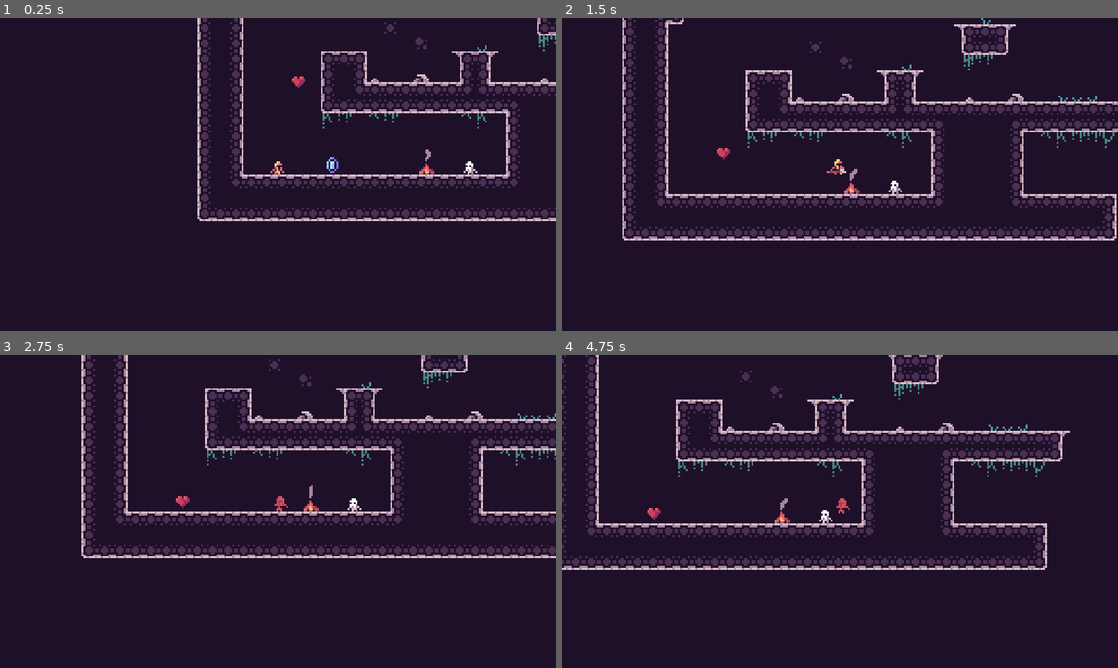
Above: before the commit, frames 1-4 (two rows, left to right).
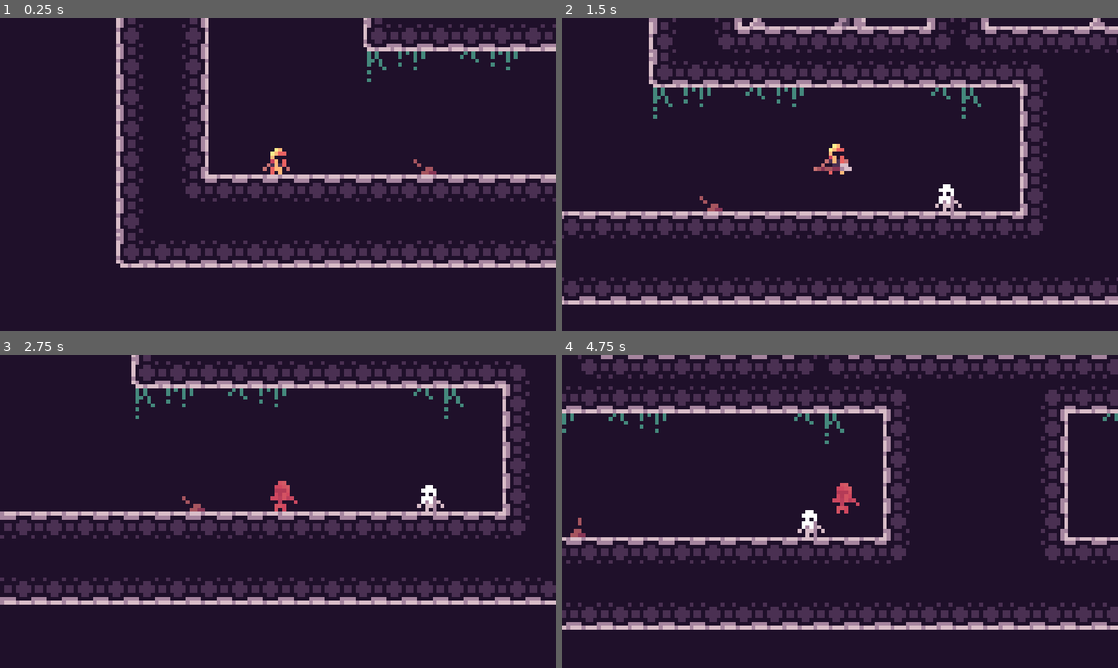
Above: after the commit, the same moments.

Repository: kjardine00/MetroidvaniaPuzzleGame
Game: Godot game, scene res://RoomBuilder/room_template.tscn
The game is run twice, just before and just after one commit, with the same random seed, the same clock (stepped at 60 frames per second) and the same inputs. The project has no main scene, so this scene is started directly.
Inputs:
- Up to frame 1 (0.25 s): no input
- Up to frame 2 (1.5 s): hold F (interact, bound only after the commit) 0.53-1.28 s; hold D (move_right) from 0.53 s (still down); tap K (jump) at 0.77 s; tap J (attack) at 1.35 s
- Up to frame 3 (2.75 s): tap K (jump) at 1.52 s; tap F (interact, bound only after the commit) at 1.55 s; release D (move_right) at 2.03 s; hold A (move_left) from 2.03 s (still down); hold F (interact, bound only after the commit) from 2.03 s (still down)
- Up to frame 4 (4.75 s): release A (move_left) at 2.78 s; release F (interact, bound only after the commit) at 2.78 s; hold D (move_right) 2.78-4.28 s; tap F (interact, bound only after the commit) at 2.85, 3.8, 4.35 s; tap K (jump) at 3.02, 3.77, 4.52 s; hold J (attack) 3.53-4.28 s; hold A (move_left) from 4.28 s (still down)

The runs differ from the first frame. In frame 1, 18% of the frame differs, in the area x 20-100%, y 0-80%; in frame 2, 26%, in the area x 0-100%, y 0-92%; in frame 3, 22%; in frame 4, 26%.

Commit message:
feat: collectables, switch visual

Diff:
--- /dev/null
+++ b/Components/Interaction/interact_comp.gd
@@ -0,0 +1,10 @@
+class_name InteractComponent extends Area2D
+
+signal interact_action
+signal left_interact_area
+
+func interact(actor: Player) -> void:
+    interact_action.emit(actor)
+
+func stop_interacting(actor: Player) -> void:
+    left_interact_area.emit(actor)
--- /dev/null
+++ b/Components/Interaction/interact_comp.tscn
@@ -0,0 +1,13 @@
+[gd_scene load_steps=3 format=3 uid="uid://c5b11oiw0njdd"]
+
+[ext_resource type="Script" uid="uid://cny2kdp8hgxin" path="res://Components/Interaction/interact_comp.gd" id="1_xgx6v"]
+
+[sub_resource type="CircleShape2D" id="CircleShape2D_r88my"]
+radius = 16.0
+
+[node name="InteractComp" type="Area2D"]
+script = ExtResource("1_xgx6v")
+
+[node name="CollisionShape2D" type="CollisionShape2D" parent="."]
+shape = SubResource("CircleShape2D_r88my")
+debug_color = Color(0.727303, 0.239132, 1, 0.42)
--- /dev/null
+++ b/Components/Interaction/interaction_manager.gd
@@ -0,0 +1,32 @@
+class_name InteractionManager extends Area2D
+
+var player : Player
+var current_interactable : InteractComponent
+var nearby_interactables : Array[InteractComponent]
+
+func _ready() -> void:
+    player = get_owner() as Player
+    area_entered.connect(_on_area_entered)
+    area_exited.connect(_on_area_exited)
+
+func _on_area_entered(area: Area2D) -> void:
+    print_debug("[InteractionManager] Area entered: ", area.name)
+    if area is InteractComponent:
+        nearby_interactables.push_back(area)
+        if current_interactable == null:
+            current_interactable = nearby_interactables[0]
+
+func _on_area_exited(area: Area2D) -> void:
+    if area is InteractComponent:
+        nearby_interactables.erase(area)
+
+        if current_interactable:
+            current_interactable.stop_interacting(player)
+            current_interactable = null
+
+        if nearby_interactables.size() > 0:
+            current_interactable = nearby_interactables[0]
+
+func interact(actor: Player) -> void:
+    if current_interactable:
+        current_interactable.interact(actor)
--- /dev/null
+++ b/Components/Interaction/interaction_manager.tscn
@@ -0,0 +1,13 @@
+[gd_scene load_steps=3 format=3 uid="uid://bl2dqn5m1mk7m"]
+
+[ext_resource type="Script" uid="uid://duo2a7j7ebu5k" path="res://Components/Interaction/interaction_manager.gd" id="1_r4c60"]
+
+[sub_resource type="CircleShape2D" id="CircleShape2D_3idhd"]
+radius = 16.0
+
+[node name="InteractionManager" type="Area2D"]
+script = ExtResource("1_r4c60")
+
+[node name="CollisionShape2D" type="CollisionShape2D" parent="."]
+shape = SubResource("CircleShape2D_3idhd")
+debug_color = Color(0.714995, 0.256817, 1, 0.42)
--- a/Player/Components/player_interaction_area.gd
+++ b/Player/Components/player_interaction_area.gd
@@ -1,5 +1,4 @@
 extends Area2D
-class_name PlayerInteractionArea
 
 var selected_interactable: InteractComponent
 var nearby_interactables: Array[InteractComponent]
@@ -7,9 +6,9 @@
 
 func _ready() -> void:
 	player = get_owner() as Player
-	if not player:
-		push_error("PlayerInteractionArea must be owned by a Player")
-		return
+
+	area_entered.connect(_on_area_entered)
+	area_exited.connect(_on_area_exited)
 
 ## The player interacts with the obj on press of the interact button
 func interact(player_character: Player):
--- a/Player/Components/player_interaction_area.tscn
+++ b/Player/Components/player_interaction_area.tscn
@@ -1,16 +1,15 @@
 [gd_scene load_steps=3 format=3 uid="uid://ddsu8inkvbht6"]
 
-[ext_resource type="Script" uid="uid://bf031hxp8ju0r" path="res://Player/Components/player_interaction_area.gd" id="1_db7cm"]
+[ext_resource type="Script" uid="uid://duo2a7j7ebu5k" path="res://Components/Interaction/interaction_manager.gd" id="1_db7cm"]
 
 [sub_resource type="CircleShape2D" id="CircleShape2D_db7cm"]
 radius = 16.0
 
 [node name="PlayerInteractionArea" type="Area2D"]
-collision_layer = 2
-collision_mask = 12
+collision_layer = 0
+collision_mask = 64
 script = ExtResource("1_db7cm")
 
 [node name="CollisionShape2D" type="CollisionShape2D" parent="."]
-visible = false
 shape = SubResource("CircleShape2D_db7cm")
 debug_color = Color(0.678672, 0.300814, 0.999634, 0.42)
--- a/Player/_Player/player2.gd
+++ b/Player/_Player/player2.gd
@@ -10,8 +10,9 @@
 @export var wall_raycast_lower: RayCast2D
 @export var hurtbox: Hurtbox
 @export var camera: Camera2D
+@export var interact_area: InteractionManager
+
 @export var inv: Inventory
-
 @export var stats: Stats:
 	set(value):
 		stats = value
@@ -100,6 +101,9 @@
 			if _check_wall_latch():
 				velocity.y = 0
 				state = STATE.ON_WALL
+
+			if Input.is_action_just_pressed("interact"):
+				interact_area.interact(self)
 
 		STATE.ON_WALL:
 			var wall_normal = get_wall_normal()
--- a/Player/_Player/player_2.tscn
+++ b/Player/_Player/player_2.tscn
@@ -1,10 +1,11 @@
-[gd_scene load_steps=25 format=4 uid="uid://c5lrrvyo1lhho"]
+[gd_scene load_steps=26 format=4 uid="uid://c5lrrvyo1lhho"]
 
 [ext_resource type="Script" uid="uid://dy08p5p1h8by" path="res://Player/_Player/player2.gd" id="1_44p7a"]
 [ext_resource type="Script" uid="uid://bia8xplpy8dhl" path="res://Player/Components/inventory.gd" id="2_dotu7"]
 [ext_resource type="Script" uid="uid://dlcmveqh1q4d6" path="res://Components/Collisions/hitbox.gd" id="2_j3dwa"]
-[ext_resource type="Script" uid="uid://dtvpenjhn13ue" path="res://Components/stats.gd" id="2_u6k6r"]
+[ext_resource type="Script" uid="uid://dtvpenjhn13ue" path="res://Resources/stats.gd" id="2_u6k6r"]
 [ext_resource type="Script" uid="uid://c64hk3run8l8b" path="res://Components/Collisions/hurtbox.gd" id="3_i70iu"]
+[ext_resource type="PackedScene" uid="uid://bl2dqn5m1mk7m" path="res://Components/Interaction/interaction_manager.tscn" id="6_ri1wx"]
 
 [sub_resource type="Resource" id="Resource_ri1wx"]
 script = ExtResource("2_dotu7")
@@ -308,7 +309,7 @@
 radius = 1.0
 height = 8.0
 
-[node name="Player2" type="CharacterBody2D" node_paths=PackedStringArray("anchor", "sprite", "anim_player", "wall_raycast_upper", "wall_raycast_lower", "hurtbox") groups=["player"]]
+[node name="Player2" type="CharacterBody2D" node_paths=PackedStringArray("anchor", "sprite", "anim_player", "wall_raycast_upper", "wall_raycast_lower", "hurtbox", "camera", "interact_area") groups=["player"]]
 collision_layer = 2
 script = ExtResource("1_44p7a")
 anchor = NodePath("Anchor")
@@ -317,6 +318,8 @@
 wall_raycast_upper = NodePath("Anchor/RayCast2DUpper")
 wall_raycast_lower = NodePath("Anchor/RayCast2DLower")
 hurtbox = NodePath("Anchor/Hurtbox")
+camera = NodePath("Camera2D")
+interact_area = NodePath("Anchor/InteractionManager")
 inv = SubResource("Resource_ri1wx")
 stats = SubResource("Resource_5thd0")
 
@@ -389,4 +392,7 @@
 shape = SubResource("CapsuleShape2D_i70iu")
 debug_color = Color(0.896585, 0.000198106, 0.774644, 0.42)
 
+[node name="InteractionManager" parent="Anchor" instance=ExtResource("6_ri1wx")]
+
 [node name="Camera2D" type="Camera2D" parent="."]
+zoom = Vector2(2, 2)
--- a/RoomBuilder/Enemies/skeleton.tscn
+++ b/RoomBuilder/Enemies/skeleton.tscn
@@ -3,7 +3,7 @@
 [ext_resource type="Script" uid="uid://bxxge2l4hxgrk" path="res://RoomBuilder/Enemies/skeleton.gd" id="1_c8y8m"]
 [ext_resource type="Script" uid="uid://c64hk3run8l8b" path="res://Components/Collisions/hurtbox.gd" id="1_w5erh"]
 [ext_resource type="Script" uid="uid://dlcmveqh1q4d6" path="res://Components/Collisions/hitbox.gd" id="2_c8y8m"]
-[ext_resource type="Script" uid="uid://dtvpenjhn13ue" path="res://Components/stats.gd" id="2_ggwlw"]
+[ext_resource type="Script" uid="uid://dtvpenjhn13ue" path="res://Resources/stats.gd" id="2_ggwlw"]
 [ext_resource type="Material" uid="uid://du0acguelibr3" path="res://RoomBuilder/Enemies/fx_material.tres" id="3_odsce"]
 
 [sub_resource type="Resource" id="Resource_odsce"]
--- a/RoomBuilder/EnviromentObjects/campfire.tscn
+++ b/RoomBuilder/EnviromentObjects/campfire.tscn
@@ -1,6 +1,6 @@
 [gd_scene load_steps=6 format=4 uid="uid://b7k7b0sn6fbjf"]
 
-[ext_resource type="PackedScene" uid="uid://c1xgl6hkoecg5" path="res://Components/Interaction/interact_component.tscn" id="1_fo6yx"]
+[ext_resource type="PackedScene" uid="uid://c1xgl6hkoecg5" path="res://z.Depreciated/interact_component.tscn" id="1_fo6yx"]
 [ext_resource type="Script" uid="uid://bwj7uo8471fqo" path="res://RoomBuilder/EnviromentObjects/campfire.gd" id="1_vw86d"]
 
 [sub_resource type="PortableCompressedTexture2D" id="PortableCompressedTexture2D_i2315"]
@@ -34,7 +34,7 @@
 
 [node name="Sprite2D" type="Sprite2D" parent="."]
 texture_filter = 1
-position = Vector2(0, -4)
+position = Vector2(0, -8)
 texture = SubResource("PortableCompressedTexture2D_i2315")
 hframes = 3
 vframes = 3
@@ -65,3 +65,4 @@
 speed_scale = 0.75
 
 [node name="InteractComponent" parent="." instance=ExtResource("1_fo6yx")]
+position = Vector2(0, -4)
--- /dev/null
+++ b/RoomBuilder/Props/switch.tscn
@@ -0,0 +1,18 @@
+[gd_scene load_steps=4 format=3 uid="uid://djndcis7tlpag"]
+
+[ext_resource type="Script" uid="uid://bslny5m6vrnuo" path="res://switch.gd" id="1_85d7q"]
+[ext_resource type="Texture2D" uid="uid://dokjhsxebcqj7" path="res://Assets/RoomProps/lever.png" id="2_os713"]
+[ext_resource type="PackedScene" uid="uid://c5b11oiw0njdd" path="res://Components/Interaction/interact_comp.tscn" id="3_85d7q"]
+
+[node name="Switch" type="Node2D" node_paths=PackedStringArray("sprite", "interact_comp")]
+script = ExtResource("1_85d7q")
+sprite = NodePath("Sprite2D")
+interact_comp = NodePath("InteractComp")
+
+[node name="Sprite2D" type="Sprite2D" parent="."]
+position = Vector2(0, -4)
+texture = ExtResource("2_os713")
+region_enabled = true
+region_rect = Rect2(0, 0, 8, 8)
+
+[node name="InteractComp" parent="." instance=ExtResource("3_85d7q")]
--- a/RoomBuilder/room_template.tscn
+++ b/RoomBuilder/room_template.tscn
@@ -1,14 +1,12 @@
-[gd_scene load_steps=13 format=4 uid="uid://d1w3hur6dcvfx"]
+[gd_scene load_steps=11 format=4 uid="uid://d1w3hur6dcvfx"]
 
 [ext_resource type="Script" uid="uid://wqb6is7o2bfh" path="res://RoomBuilder/room_template.gd" id="1_q8qo0"]
 [ext_resource type="Texture2D" uid="uid://8bq1vtxor17d" path="res://Assets/Tiles/Background_Tile.png" id="1_qrvls"]
 [ext_resource type="TileSet" uid="uid://d3xr2k0asqm76" path="res://Assets/Tiles/Tilesets/cave_tileset.tres" id="2_2q2q1"]
 [ext_resource type="PackedScene" uid="uid://c5lrrvyo1lhho" path="res://Player/_Player/player_2.tscn" id="4_lkh77"]
 [ext_resource type="PackedScene" uid="uid://dc3gyxttf4dsa" path="res://RoomBuilder/Enemies/skeleton.tscn" id="4_q8qo0"]
-[ext_resource type="Script" uid="uid://dtvpenjhn13ue" path="res://Components/stats.gd" id="5_cif4p"]
-[ext_resource type="PackedScene" uid="uid://b7k7b0sn6fbjf" path="res://RoomBuilder/EnviromentObjects/campfire.tscn" id="6_v4ttu"]
-[ext_resource type="PackedScene" uid="uid://coumo7hfvuk6k" path="res://RoomBuilder/Collectables/heart.tscn" id="8_dh8px"]
-[ext_resource type="PackedScene" uid="uid://beoj3baqv5t54" path="res://RoomBuilder/Collectables/gem.tscn" id="9_f5wyf"]
+[ext_resource type="Script" uid="uid://dtvpenjhn13ue" path="res://Resources/stats.gd" id="5_cif4p"]
+[ext_resource type="PackedScene" uid="uid://djndcis7tlpag" path="res://RoomBuilder/Props/switch.tscn" id="8_dh8px"]
 
 [sub_resource type="TileSetAtlasSource" id="TileSetAtlasSource_2q2q1"]
 texture = ExtResource("1_qrvls")
@@ -46,11 +44,5 @@
 position = Vector2(133, 104)
 scale = Vector2(-1, 1)
 
-[node name="Campfire" parent="." instance=ExtResource("6_v4ttu")]
-position = Vector2(111, 100)
-
-[node name="Heart" parent="." instance=ExtResource("8_dh8px")]
-position = Vector2(44, 55)
-
-[node name="Gem" parent="." instance=ExtResource("9_f5wyf")]
-position = Vector2(62, 91)
+[node name="Switch" parent="." instance=ExtResource("8_dh8px")]
+position = Vector2(73, 104)
--- a/project.godot
+++ b/project.godot
@@ -69,11 +69,14 @@
 "deadzone": 0.2,
 "events": [Object(InputEventKey,"resource_local_to_scene":false,"resource_name":"","device":-1,"window_id":0,"alt_press …(192 unchanged characters)…
 , Object(InputEventKey,"resource_local_to_scene":false,"resource_name":"","device":-1,"window_id":0,"alt_pressed":false …(183 unchanged characters)…
+, Object(InputEventKey,"resource_local_to_scene":false,"resource_name":"","device":-1,"window_id":0,"alt_pressed":false,"shift_pressed":false,"ctrl_pressed":false,"meta_pressed":false,"pressed":false,"keycode":0,"physical_keycode":32,"key_label":0,"unicode":32,"location":0,"echo":false,"script":null)
 ]
 }
 interact={
 "deadzone": 0.2,
-"events": []
+"events": [Object(InputEventKey,"resource_local_to_scene":false,"resource_name":"","device":-1,"window_id":0,"alt_pressed":false,"shift_pressed":false,"ctrl_pressed":false,"meta_pressed":false,"pressed":false,"keycode":0,"physical_keycode":70,"key_label":0,"unicode":102,"location":0,"echo":false,"script":null)
+, Object(InputEventKey,"resource_local_to_scene":false,"resource_name":"","device":-1,"window_id":0,"alt_pressed":false,"shift_pressed":false,"ctrl_pressed":false,"meta_pressed":false,"pressed":false,"keycode":0,"physical_keycode":72,"key_label":0,"unicode":104,"location":0,"echo":false,"script":null)
+]
 }
 attack={
 "deadzone": 0.2,
@@ -90,6 +93,7 @@
 2d_physics/layer_4="Player_Hurtbox"
 2d_physics/layer_5="Enemy_Hurtbox"
 2d_physics/layer_6="Inv_Items"
+2d_physics/layer_7="Interaction"
 
 [rendering]
 
--- /dev/null
+++ b/switch.gd
@@ -0,0 +1,48 @@
+class_name Switch extends Node2D
+
+##TODO add the signal emission and have them setup to trigger puzzles in the room the switch is in
+signal switch_L
+signal switch_R
+signal switch_M
+
+@export var sprite: Sprite2D
+@export var interact_comp: InteractComponent
+
+enum STATE { LEFT, RIGHT, MIDDLE }
+
+var prev_state: STATE
+@export var state: STATE:
+	set(value):
+		state = value
+		print_debug("[Switch] State: ", STATE.keys()[state])
+		update_sprite()
+
+func _ready() -> void:
+	state = STATE.LEFT
+	prev_state = state
+	interact_comp.interact_action.connect(_on_interact_action)
+	# interact_comp.left_interact_area.connect(interact_switch)
+
+func update_sprite() -> void:
+	match state:
+		STATE.LEFT:
+			sprite.region_rect.position.x = 0
+		STATE.MIDDLE:
+			sprite.region_rect.position.x = 8
+		STATE.RIGHT:
+			sprite.region_rect.position.x = 16
+
+func _on_interact_action(_actor: Player) -> void:
+	match state:
+		STATE.LEFT:
+			state = STATE.MIDDLE
+			prev_state = state
+		STATE.RIGHT:
+			state = STATE.MIDDLE
+			prev_state = state
+		STATE.MIDDLE:
+			if prev_state == STATE.LEFT:
+				state = STATE.RIGHT
+			elif prev_state == STATE.RIGHT:
+				state = STATE.LEFT
+			prev_state = state
--- a/Components/Interaction/interact_component.gd
+++ b/z.Depreciated/interact_component.gd
@@ -1,5 +1,4 @@
 extends Area2D
-class_name InteractComponent
 
 signal interact
 signal stop_interact
@@ -15,6 +14,7 @@
 
 
 func _ready() -> void:
+    return
     if sprite_2d:
         sprite_2d.visible = false
         sprite_2d.position.y = -prompt_v_offset
--- a/Components/Interaction/interact_component.tscn
+++ b/z.Depreciated/interact_component.tscn
@@ -1,19 +1,17 @@
 [gd_scene load_steps=4 format=3 uid="uid://c1xgl6hkoecg5"]
 
-[ext_resource type="Script" uid="uid://cnmmq4fxekmj8" path="res://Components/Interaction/interact_component.gd" id="1_cgump"]
+[ext_resource type="Script" uid="uid://cny2kdp8hgxin" path="res://Components/Interaction/interact_comp.gd" id="1_cqx0i"]
 [ext_resource type="Texture2D" uid="uid://6pgtfleu05il" path="res://Assets/PromptLabel/PromptLabel_F.png" id="2_jusnl"]
 
 [sub_resource type="CircleShape2D" id="CircleShape2D_cgump"]
 radius = 16.0
 
-[node name="InteractComponent" type="Area2D" node_paths=PackedStringArray("sprite_2d")]
-collision_layer = 8
-collision_mask = 2
-script = ExtResource("1_cgump")
-sprite_2d = NodePath("Sprite2D")
+[node name="InteractComponent" type="Area2D"]
+collision_layer = 64
+collision_mask = 64
+script = ExtResource("1_cqx0i")
 
 [node name="CollisionShape2D" type="CollisionShape2D" parent="."]
-visible = false
 shape = SubResource("CircleShape2D_cgump")
 debug_color = Color(0.692017, 0.285713, 1, 0.42)
 
Binary file added: Assets/RoomProps/lever.png
Not shown, added: Assets/RoomProps/lever.png.import
Not shown, added: Components/Interaction/interact_comp.gd.uid
Not shown, added: Components/Interaction/interaction_manager.gd.uid
Renamed: Components/stats.gd -> Resources/stats.gd
Renamed: Components/stats.gd.uid -> Resources/stats.gd.uid
Not shown, added: switch.gd.uid
Renamed: Components/Interaction/interact_component.gd.uid -> z.Depreciated/interact_component.gd.uid
Renamed: Components/Interaction/prompt_label.tres -> z.Depreciated/prompt_label.tres
Renamed: Components/Interaction/prompt_label_theme.tres -> z.Depreciated/prompt_label_theme.tres
